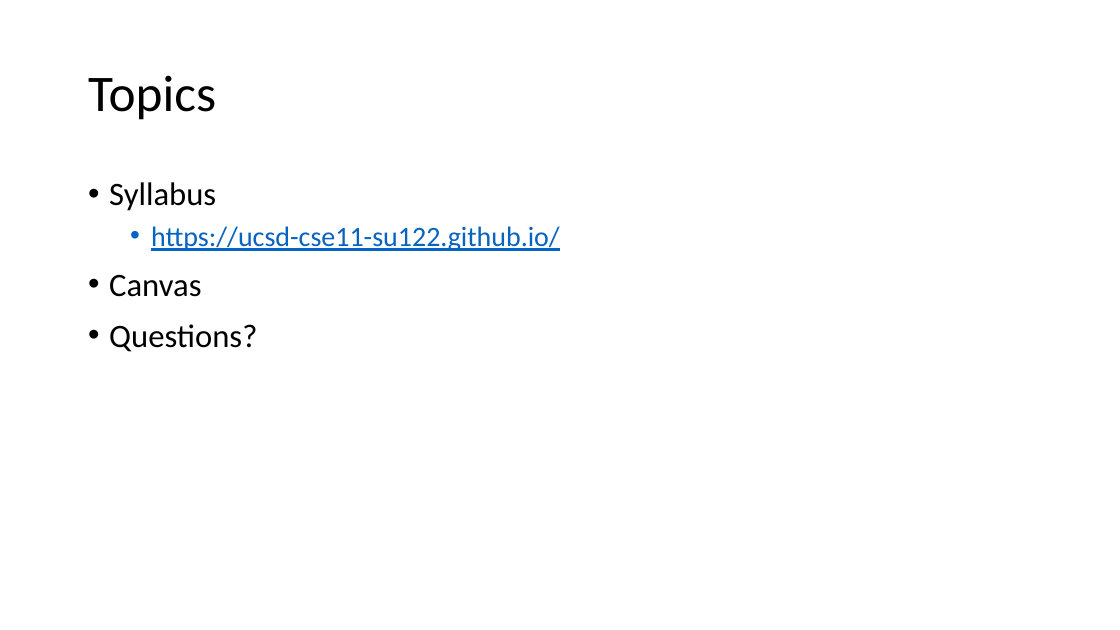
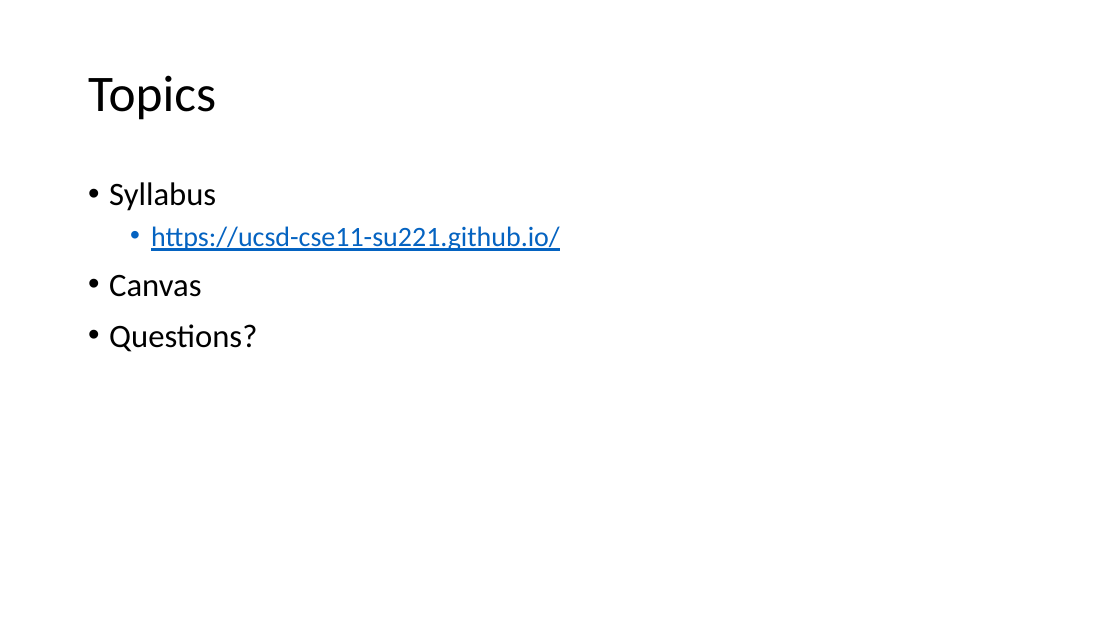
Before and after one commit to ucsd-cse11-su221/ucsd-cse11-su221.github.io, a slide deck: slide 10 of lectures/lecture-01/Lecture 01 - Lecture.pptx. Drawn at 1120x630 pixels with LibreOffice and Linux fonts; fonts in the diff are those of the drawing. Boxes give left, top, right and bottom in pixels: in the first picture for what was removed or moved away, otherwise in the second. Text is boxed around its words. In the diff, an @@ line names an element or a change of style, - is before the commit and + after.

Commit message:
Lecture 01 updates

```diff
--- a/lectures/lecture-01/Lecture 01 - Lecture.pptx
+++ b/lectures/lecture-01/Lecture 01 - Lecture.pptx
@@ text at (151,226,560,251): text changed @@
-  • https://ucsd-cse11-su122.github.io/
+  • https://ucsd-cse11-su221.github.io/
```
Also in this commit, not shown: 14 other slides changed, 8 other files.
